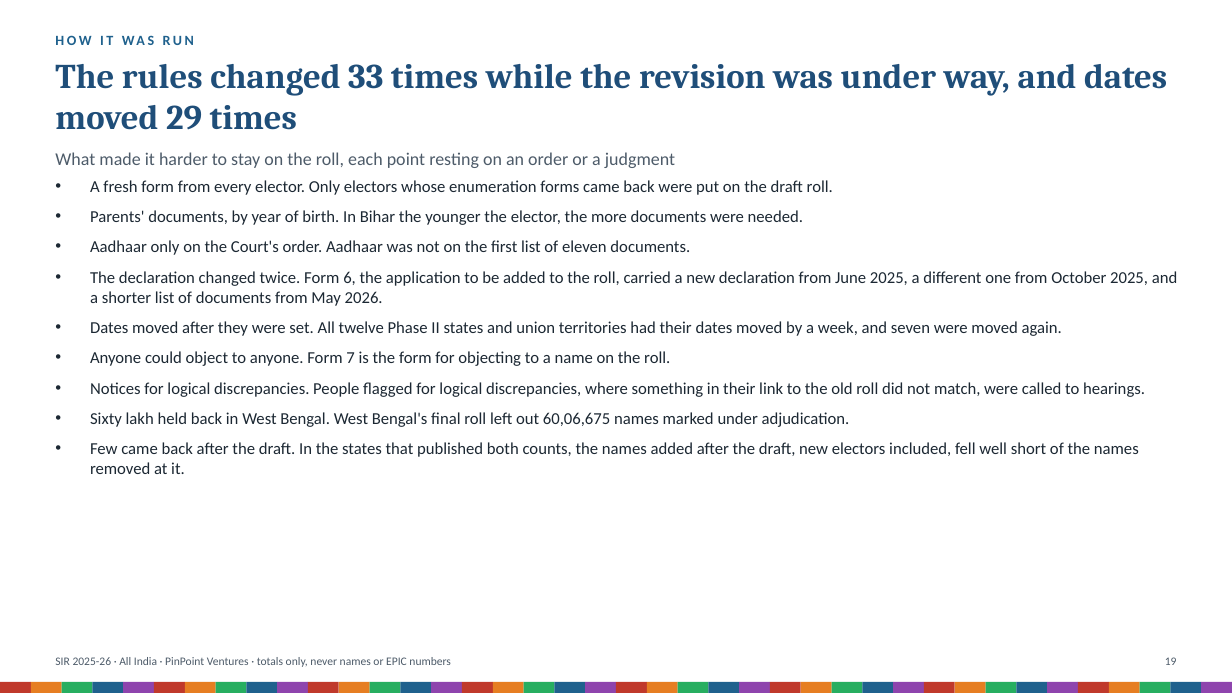
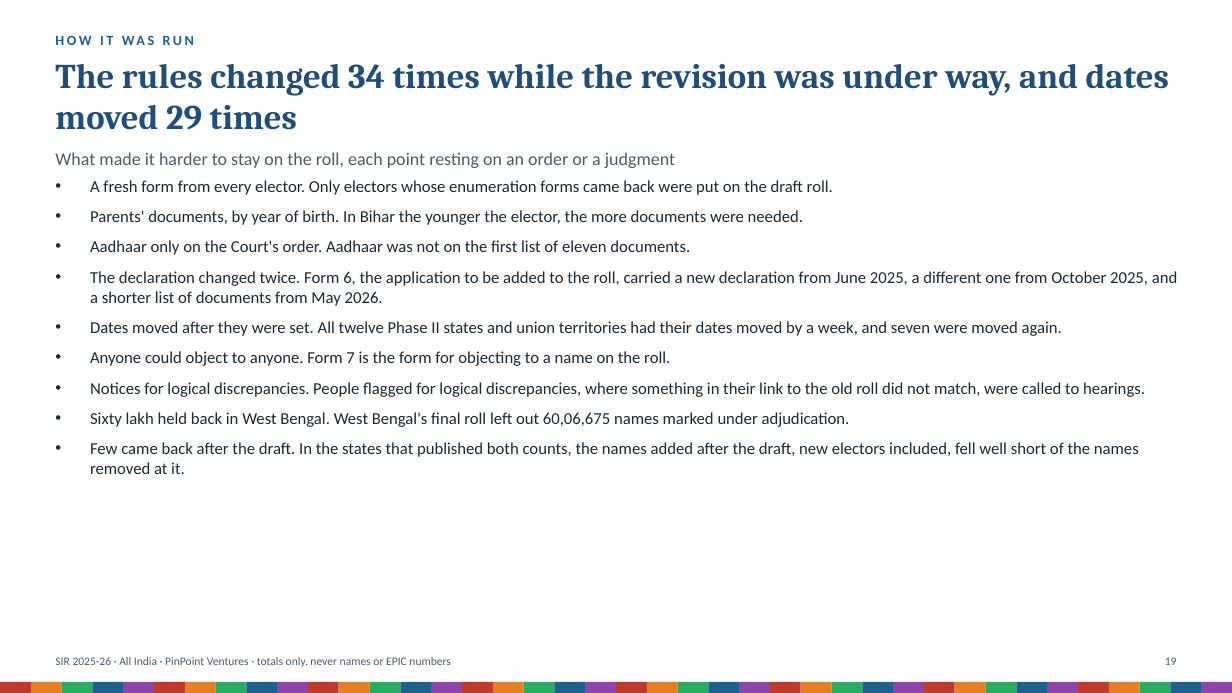
Before and after one commit to Varnasr/INDIA-DATA, a slide deck: slide 19 of reports/sir-india-deck.pptx. Drawn at 1232x693 pixels with LibreOffice and Linux fonts; fonts in the diff are those of the drawing. Boxes give left, top, right and bottom in pixels: in the first picture for what was removed or moved away, otherwise in the second. Text is boxed around its words. In the diff, an @@ line names an element or a change of style, - is before the commit and + after.

```diff
--- a/reports/sir-india-deck.pptx
+++ b/reports/sir-india-deck.pptx
@@ text at (55, 64, 1169, 130): text changed @@
-The rules changed 33 times while the revision was under way, and dates moved 29 times
+The rules changed 34 times while the revision was under way, and dates moved 29 times
```
Also in this commit, not shown: 1 other slide changed, 19 other files.
